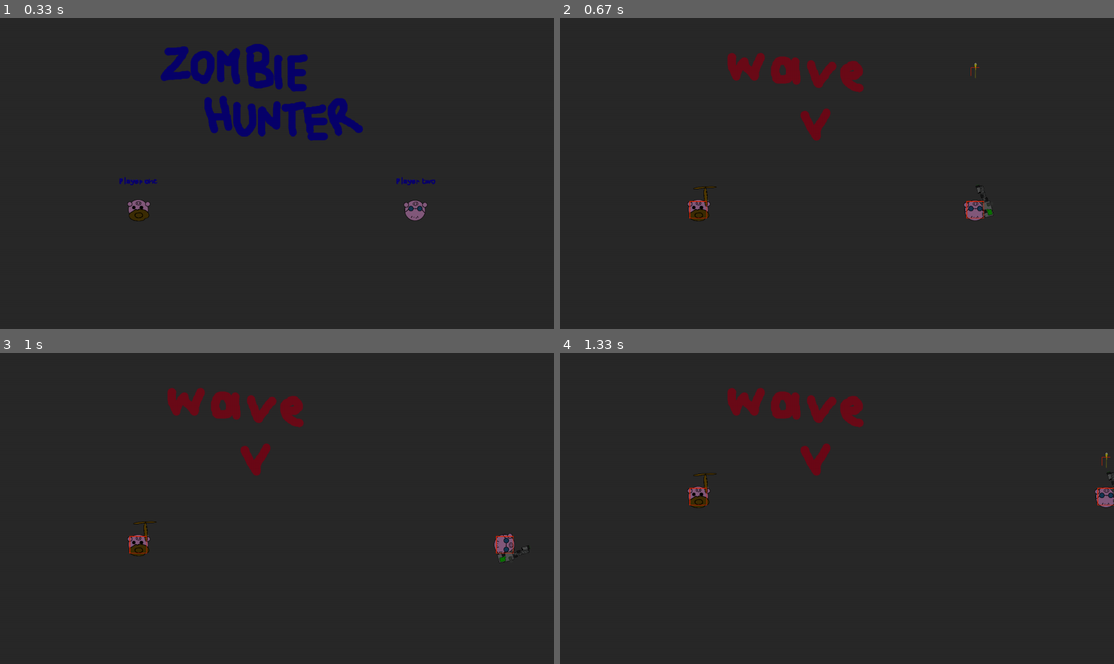
Above: before the commit, frames 1-4 (two rows, left to right).
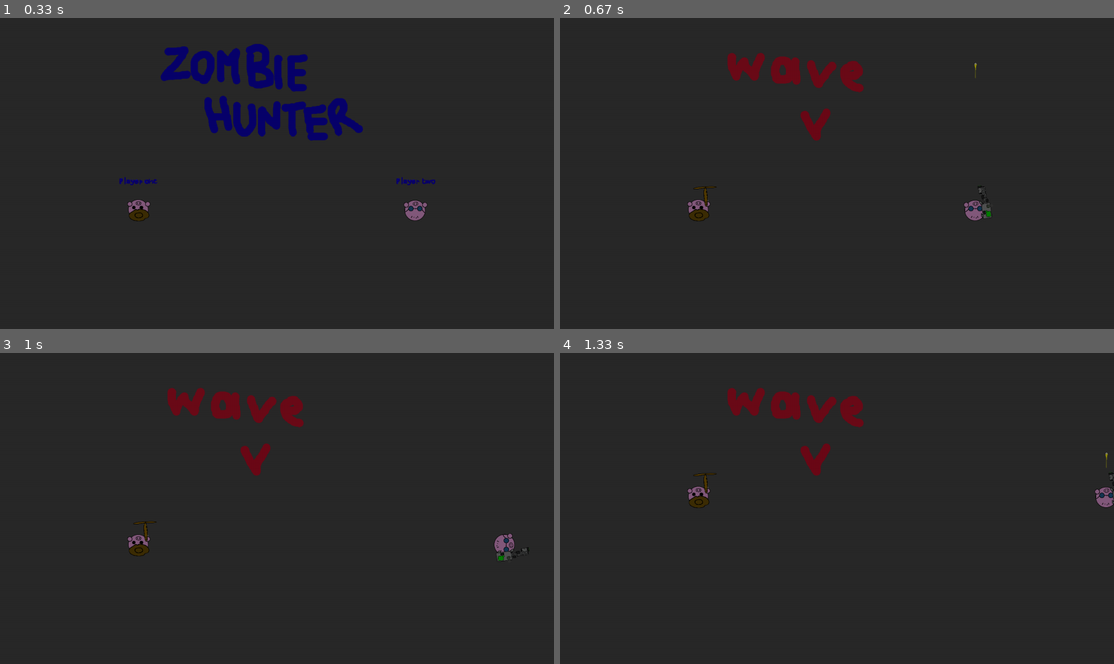
Above: after the commit, the same moments.

Repository: fbouquet42/zombiehunter
Game: pygame game, started from main.py
The game is run twice, just before and just after one commit, with the same random seed, the same clock (stepped at 60 frames per second) and the same inputs.
Inputs:
- Up to frame 1 (0.33 s): no input
- Up to frame 2 (0.67 s): tap Space at 0.33 s
- Up to frame 3 (1 s): hold Right from 0.67 s (still down)
- Up to frame 4 (1.33 s): release Right at 1.13 s; hold Up from 1.17 s (still down); hold W from 1.17 s (still down); tap Space at 1.23 s

Frame 1 is identical in both runs. In frame 2, 0.2% of the frame differs, in the area x 23-79%, y 15-65%; in frame 3, 0.1%; in frame 4, 0.1%.

Commit message:
an other graphism change

Diff:
--- a/events.py
+++ b/events.py
@@ -247,7 +247,7 @@
 
     harpys_wave = 0
     zombie_spawn = 130
-    #zombie : 130 (1-4), harpy: 485 cyclop: 525 jack_lantern: 575 necromancer: 1600
+    #zombie : 130 (1-3), cyclop: 515 jack_lantern: 575 harpy: 780 (1-2) necromancer: 1600
     #and then we can add a bit each wave
     zombie = 0
     cyclops_spawn = 485
--- a/main.py
+++ b/main.py
@@ -9,7 +9,7 @@
 
 #initialization
 pygame.init()
-env = Env(width=1366, height=768, img_src='img/', player_dimensions=180, debug=True)
+env = Env(width=1366, height=768, img_src='img/', player_dimensions=180, debug=False)
 
 env.GameManager = pygame.display.set_mode((env.width,env.height))
 pygame.display.set_caption('Zombie Hunters')
--- a/monsters.py
+++ b/monsters.py
@@ -7,7 +7,7 @@
 randint = lambda mini, maxi: np.random.randint(mini, maxi)
 
 #Monster idea
-#dark_knight (??) -- garou (24 lives) -- spider -- octopus -- rat king -- dog (dammage zone) -- bird -- millipede -- virus -- shadow
+#dark_knight (??) -- garou (24 lives) 1200 (2400) madness -- spider -- octopus -- rat king -- dog (dammage zone) -- bird -- millipede -- virus -- shadow
 
 class HitboxMonster:
     def update_coords(self, monster):
Binary file changed: img/submachine_gun_test.png
Binary file changed: img/weapons/submachine_gun_0.png
Binary file changed: img/weapons/submachine_gun_1.png
Binary file changed: img/weapons/submachine_gun_2.png
Binary file changed: img/weapons/submachine_gun_3.png
Binary file changed: img/weapons/submachine_gun_full.png
